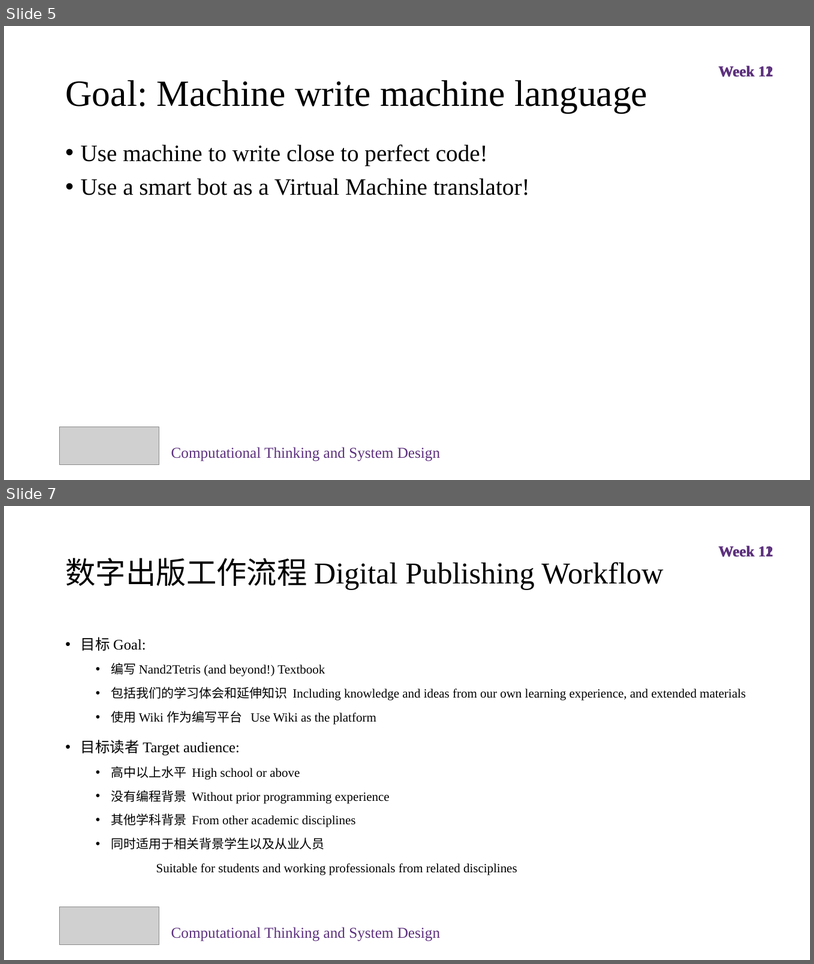
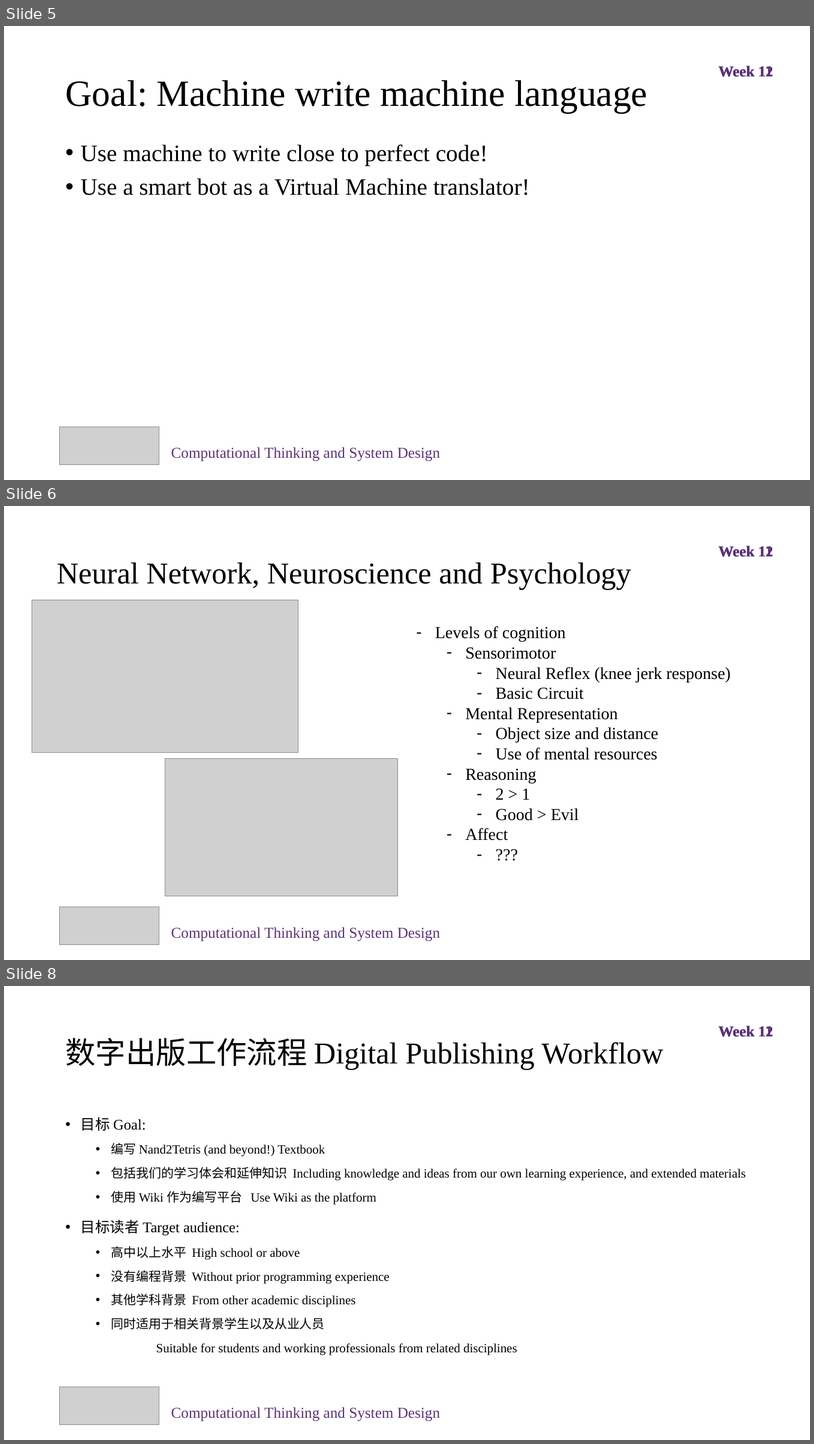
Before and after one commit to jisuansiwei2017/SDCT-2017-Fall, a slide deck: weekly_report/group5/report_group5_week12.pptx. Shown one above the other, each under a label of ours: slides 5 and 7 before the commit, slides 5, 6 and 8 after it; the slides between them are not shown. The pictures are 814x964 and 814x1444 pixels, drawn with LibreOffice and Linux fonts; fonts in the diff are those of the drawing; grey boxes stand for pictures; background and template pictures are left out. Boxes give left, top, right and bottom in pixels: in the first picture for what was removed or moved away, otherwise in the second. Text is boxed around its words. In the diff, an @@ line names an element or a change of style, - is before the commit and + after.

```diff
--- a/weekly_report/group5/report_group5_week12.pptx
+++ b/weekly_report/group5/report_group5_week12.pptx
@@ slide 6 added at [4, 506, 810, 960], background picture (left out); not listed: 1 template element that a slide beside it also shows @@
@@ text added at [758, 546, 773, 556], 18 pt, text #5C307D, bold @@
+Week 12
@@ text added at [57, 562, 632, 590], 36 pt, text #000000 @@
+Neural Network, Neuroscience and Psychology
@@ picture added at [32, 600, 299, 752] @@
@@ text added at [435, 626, 731, 840], 20 pt, text #000000 @@
+– Levels of cognition
+  – Sensorimotor
+    – Neural Reflex (knee jerk response)
+    – Basic Circuit
+  – Mental Representation
+    – Object size and distance
+    – Use of mental resources
+  – Reasoning
+    – 2 > 1
+    – Good > Evil
+  – Affect
+    – ???
@@ picture added at [165, 758, 398, 896] @@
@@ picture added at [60, 907, 159, 945] @@
@@ text added at [171, 927, 440, 941], 18 pt, text #5C307D @@
+Computational Thinking and System Design
@@ what was slide 7 is now slide 8 @@
```
Also in this commit, not shown: 1 slide changed.
